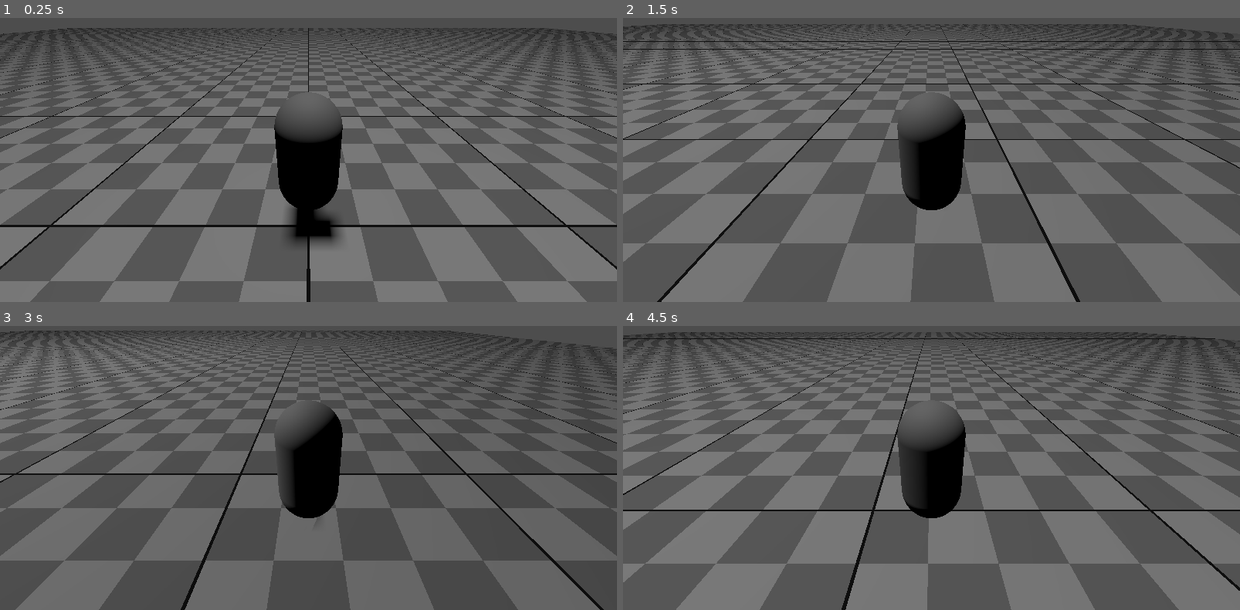
Above: before the commit, frames 1-4 (two rows, left to right).
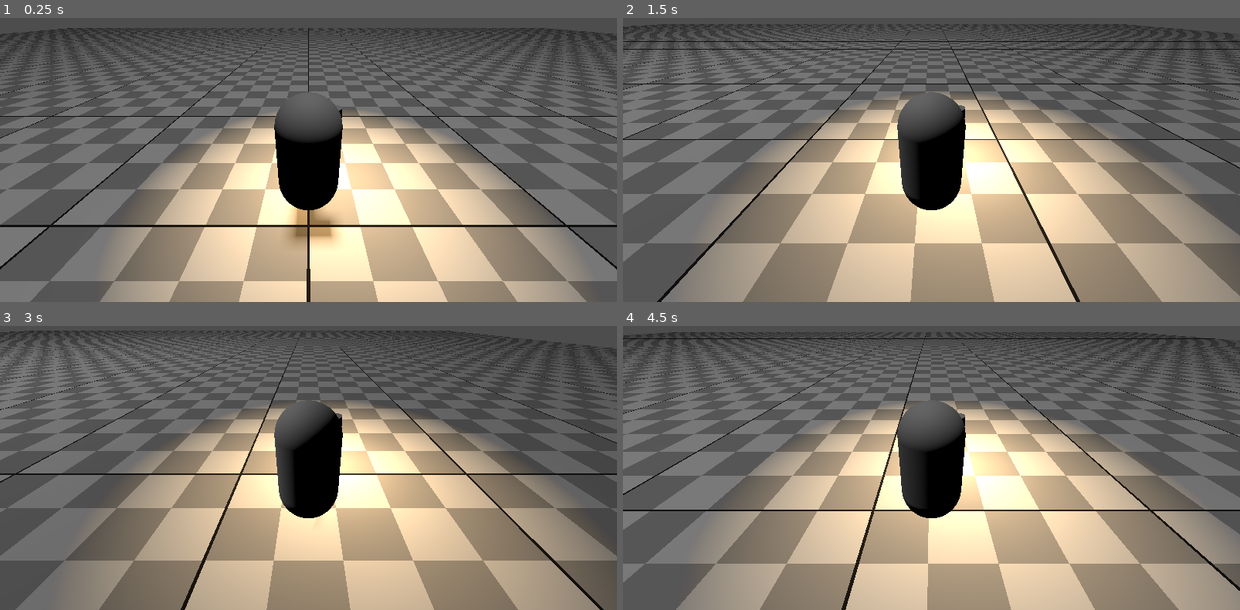
Above: after the commit, the same moments.

Repository: Aaron-Massey/untitledMazeGame
Game: Godot game, scene res://main.tscn
Same seed, same stepped clock (60 frames per second), same inputs: the game is played once before the commit and once after it.
Inputs:
- Up to frame 1 (0.25 s): no input
- Up to frame 2 (1.5 s): tap Enter (ui_accept) at 0.5, 0.77 s; hold D (move_right) 0.53-1.28 s; tap Q (lantern, bound only after the commit) at 0.6, 1.35 s; hold S (move_down) from 1.28 s (still down)
- Up to frame 3 (3 s): tap Enter (ui_accept) at 1.52 s; release S (move_down) at 2.03 s; hold D (move_right) 2.03-2.78 s; tap Q (lantern, bound only after the commit) at 2.1, 2.85 s; hold W (move_up) from 2.78 s (still down)
- Up to frame 4 (4.5 s): tap Enter (ui_accept) at 3.02, 3.77 s; release W (move_up) at 3.53 s; hold A (move_left) from 3.53 s (still down); tap Q (lantern, bound only after the commit) at 3.6, 4.35 s

The runs differ from the first frame. In frame 1, 35% of the frame differs, in the area x 18-95%, y 32-100%; in frame 2, 44%, in the area x 13-100%, y 26-100%; in frame 3, 44%; in frame 4, 44%.

Commit message:
Added rudimentary lantern functionality

Diff:
--- a/playerCharacter/Character.tscn
+++ b/playerCharacter/Character.tscn
@@ -1,10 +1,13 @@
 [gd_scene format=3 uid="uid://dikss4lhjyr5t"]
 
 [ext_resource type="Script" uid="uid://df8cogc5vfkq6" path="res://playerCharacter/character.gd" id="1_bli80"]
+[ext_resource type="Script" uid="uid://cw37j8o5jkvl3" path="res://playerCharacter/lantern.gd" id="2_7f6i5"]
 
 [sub_resource type="CapsuleShape3D" id="CapsuleShape3D_to3e8"]
 
 [sub_resource type="CapsuleMesh" id="CapsuleMesh_to3e8"]
+
+[sub_resource type="CylinderMesh" id="CylinderMesh_e0db6"]
 
 [node name="CharacterBody3D" type="CharacterBody3D" unique_id=194776046]
 script = ExtResource("1_bli80")
@@ -17,3 +20,15 @@
 
 [node name="MeshInstance3D" type="MeshInstance3D" parent="." unique_id=2124359531]
 mesh = SubResource("CapsuleMesh_to3e8")
+
+[node name="Lantern" type="Node3D" parent="." unique_id=1691315242]
+transform = Transform3D(1, 0, 0, 0, 1, 0, 0, 0, 1, 0.5641259, 0, -1.4269377)
+script = ExtResource("2_7f6i5")
+
+[node name="MeshInstance3D" type="MeshInstance3D" parent="Lantern" unique_id=1634392507]
+transform = Transform3D(0.297, 0, 0, 0, 0.2, 0, 0, 0, 0.297, 0, 0, 0)
+mesh = SubResource("CylinderMesh_e0db6")
+
+[node name="OmniLight3D" type="OmniLight3D" parent="Lantern" unique_id=1276087575]
+light_color = Color(1, 0.7882353, 0.5137255, 1)
+light_energy = 4.0
--- /dev/null
+++ b/playerCharacter/lantern.gd
@@ -0,0 +1,13 @@
+extends Node3D
+
+@export var lantern_on = true
+
+func _input(event: InputEvent) -> void:
+
+	if Input.is_action_just_pressed("lantern"):
+		if lantern_on == true:
+			$OmniLight3D.light_energy = 0
+			lantern_on = false
+		else:
+			$OmniLight3D.light_energy = 4
+			lantern_on = true
--- a/project.godot
+++ b/project.godot
@@ -47,6 +47,11 @@
 , Object(InputEventJoypadButton,"resource_local_to_scene":false,"resource_name":"","device":-1,"button_index":0,"pressure":0.0,"pressed":false,"script":null)
 ]
 }
+lantern={
+"deadzone": 0.2,
+"events": [Object(InputEventKey,"resource_local_to_scene":false,"resource_name":"","device":-1,"window_id":0,"alt_pressed":false,"shift_pressed":false,"ctrl_pressed":false,"meta_pressed":false,"pressed":false,"keycode":0,"physical_keycode":81,"key_label":0,"unicode":113,"location":0,"echo":false,"script":null)
+]
+}
 
 [physics]
 
Not shown, added: playerCharacter/lantern.gd.uid
